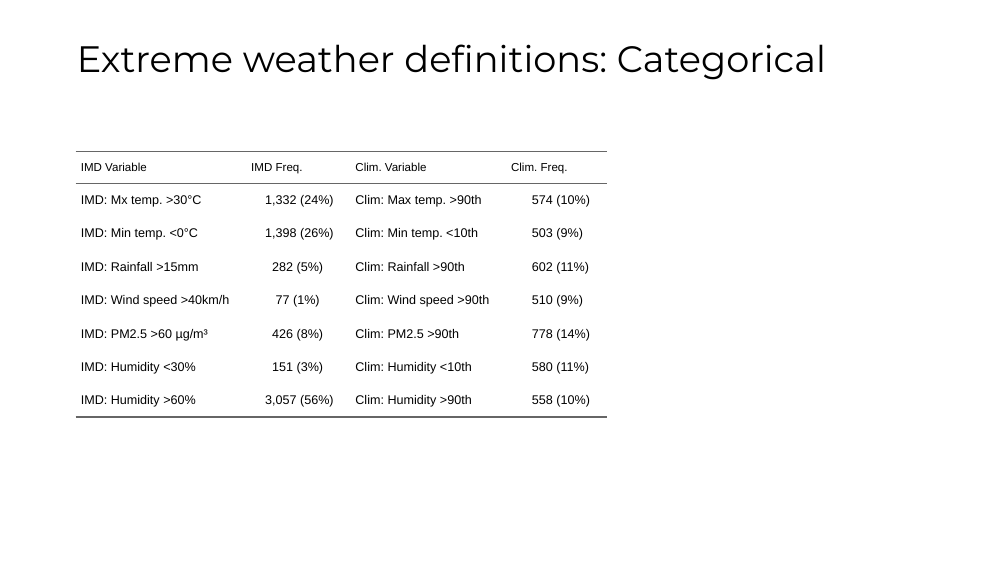
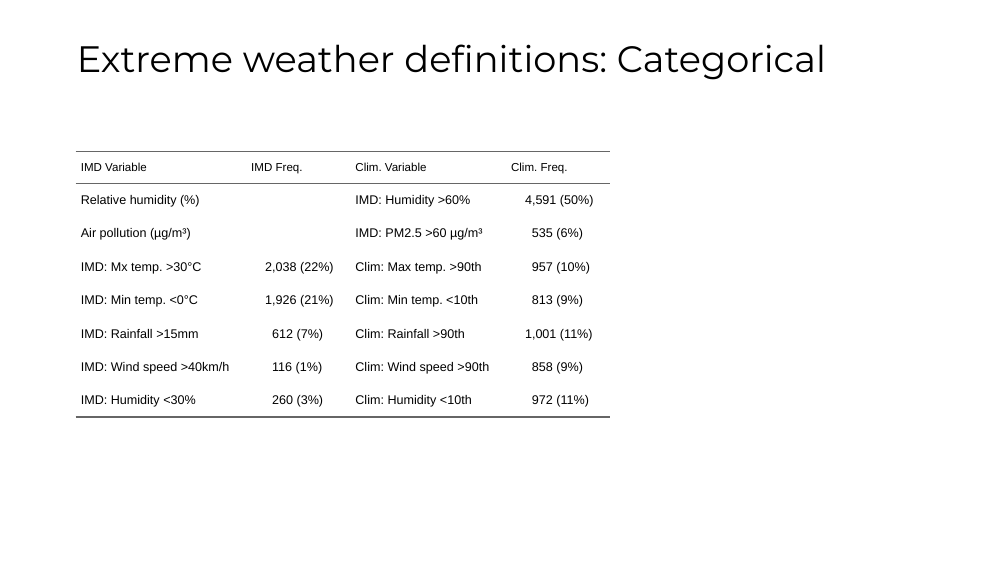
Before and after one commit to Claudia-Offner/hisp-climate-health-forecast, a slide deck: slide 8 of 1_Data/HISP_Himachal_Pradesh/- Reporting/PPT_Desc_Outputs.pptx (slide 6 before the commit). Drawn at 1008x567 pixels with LibreOffice and Linux fonts; fonts in the diff are those of the drawing. Boxes give left, top, right and bottom in pixels: in the first picture for what was removed or moved away, otherwise in the second. Text is boxed around its words. In the diff, an @@ line names an element or a change of style, - is before the commit and + after.

```diff
--- a/1_Data/HISP_Himachal_Pradesh/- Reporting/PPT_Desc_Outputs.pptx
+++ b/1_Data/HISP_Himachal_Pradesh/- Reporting/PPT_Desc_Outputs.pptx
@@ table at [76,151,610,567] @@
-row 2: IMD: Mx temp. >30°C | 1,332 (24%) | Clim: Max temp. >90th | 574 (10%)
+row 2: Relative humidity (%) |  | IMD: Humidity >60% | 4,591 (50%)
-row 3: IMD: Min temp. <0°C | 1,398 (26%) | Clim: Min temp. <10th | 503 (9%)
+row 3: Air pollution (µg/m³) |  | IMD: PM2.5 >60 µg/m³ | 535 (6%)
-row 4: IMD: Rainfall >15mm | 282 (5%) | Clim: Rainfall >90th | 602 (11%)
+row 4: IMD: Mx temp. >30°C | 2,038 (22%) | Clim: Max temp. >90th | 957 (10%)
-row 5: IMD: Wind speed >40km/h | 77 (1%) | Clim: Wind speed >90th | 510 (9%)
+row 5: IMD: Min temp. <0°C | 1,926 (21%) | Clim: Min temp. <10th | 813 (9%)
-row 6: IMD: PM2.5 >60 µg/m³ | 426 (8%) | Clim: PM2.5 >90th | 778 (14%)
+row 6: IMD: Rainfall >15mm | 612 (7%) | Clim: Rainfall >90th | 1,001 (11%)
-row 7: IMD: Humidity <30% | 151 (3%) | Clim: Humidity <10th | 580 (11%)
+row 7: IMD: Wind speed >40km/h | 116 (1%) | Clim: Wind speed >90th | 858 (9%)
-row 8: IMD: Humidity >60% | 3,057 (56%) | Clim: Humidity >90th | 558 (10%)
+row 8: IMD: Humidity <30% | 260 (3%) | Clim: Humidity <10th | 972 (11%)
@@ table: place and size @@
-table at [76,151,606,567]
+table at [76,151,610,567]
```
Also in this commit, not shown: 6 other slides changed, 2 slides added, 56 other files.
